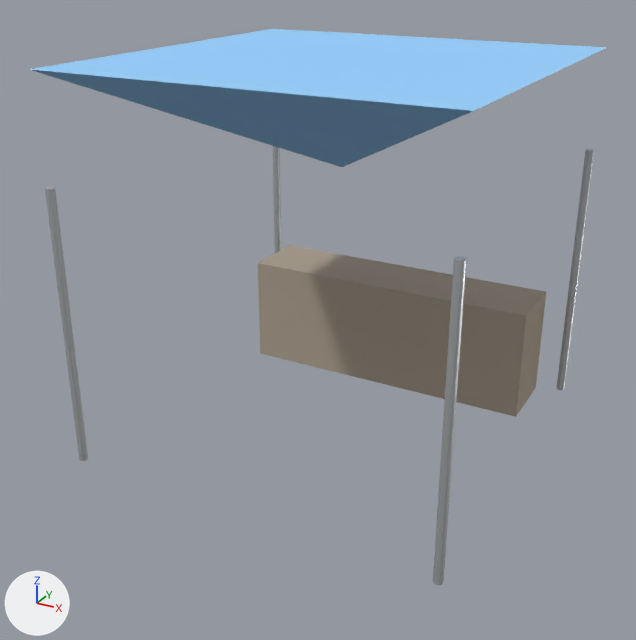
Before and after pictures for a commit that changed the glTF model unreal/MappingSaintDenis/Content/Import/Elements/SM_Tonnelle_prevention.glb.
The view is the same before and after, from a 50 mm lens placed at (3.0, -5.84, 3.82), pointed at (-0.06, -0.27, 1.03). The lights are fixed; the arrows at lower left show +X, +Y and +Z. The older version comes first.

Objects in the first picture: 'SM_Tonnelle_prevention_1', 'SM_Tonnelle_prevention_2', 'SM_Tonnelle_prevention_3', 'SM_Tonnelle_prevention_4', 'SM_Tonnelle_prevention_5' and 1 more.
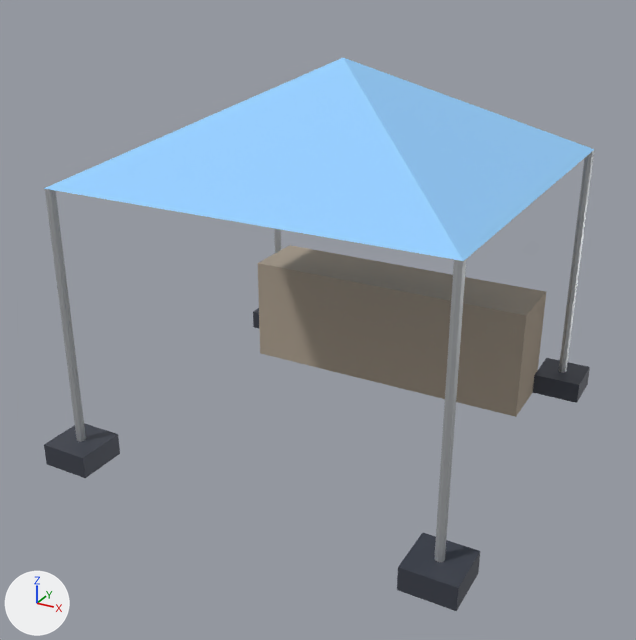
Boxes (x1, y1, x2, y2) around the edits, measured in the pictures (636 x 640 px):
'SM_Tonnelle_prevention_4', reshaped (47% taller): before (29, 29, 607, 167); after (44, 58, 594, 261)
'SM_Tonnelle_prevention_9', added: after (397, 533, 480, 611)
'SM_Tonnelle_prevention_7', added: after (44, 423, 120, 478)
'SM_Tonnelle_prevention_8', added: after (533, 358, 590, 403)
'SM_Tonnelle_prevention_6', added (mostly hidden): after (253, 308, 260, 329)

Patch to the scene script:
```diff
--- a/unreal/MappingSaintDenis/Content/Import/Elements/SM_Tonnelle_prevention.glb.py
+++ b/unreal/MappingSaintDenis/Content/Import/Elements/SM_Tonnelle_prevention.glb.py
@@ mat_m_noir @@
+mat_m_noir = principled_material('M_Noir')
+mat_m_noir.base_color = (0.0706, 0.0784, 0.102)  # greyish blue #4b4f5a
+mat_m_noir.metallic = 0.4
@@ me_sm_tonnelle_prevention_4 @@
 me_sm_tonnelle_prevention_4.from_pydata(...)  # 6 vertices, 8 faces; spans x -1.53..1.53, y -1.53..1.53, z 2.2..3.0
 # used by ob_sm_tonnelle_prevention_4; location = (0.0, 0.0, 0.0)
+# me_sm_tonnelle_prevention_4 part 1: the whole mesh is multiplied about its middle by the matrix ((0.0, -1.0, 0.0), (-1.0, 0.0, 0.0), (0.0, 0.0, -1.0))
 me_sm_tonnelle_prevention_4.materials.append(mat_m_tente)
@@ me_sm_tonnelle_prevention_9 @@
+me_sm_tonnelle_prevention_9.from_pydata(...)  # a box spanning x 1.3..1.7, y -1.7..-1.3, z 0.0..0.18
+me_sm_tonnelle_prevention_9.materials.append(mat_m_noir)  # greyish blue #4b4f5a
@@ me_sm_tonnelle_prevention_8 @@
+me_sm_tonnelle_prevention_8.from_pydata(...)  # a box spanning x 1.3..1.7, y 1.3..1.7, z 0.0..0.18
+me_sm_tonnelle_prevention_8.materials.append(mat_m_noir)  # greyish blue #4b4f5a
@@ me_sm_tonnelle_prevention_7 @@
+me_sm_tonnelle_prevention_7.from_pydata(...)  # a box spanning x -1.7..-1.3, y -1.7..-1.3, z 0.0..0.18
+me_sm_tonnelle_prevention_7.materials.append(mat_m_noir)  # greyish blue #4b4f5a
@@ me_sm_tonnelle_prevention_6 @@
+me_sm_tonnelle_prevention_6.from_pydata(...)  # a box spanning x -1.7..-1.3, y 1.3..1.7, z 0.0..0.18
+me_sm_tonnelle_prevention_6.materials.append(mat_m_noir)  # greyish blue #4b4f5a
@@ ob_sm_tonnelle_prevention_9 @@
+ob_sm_tonnelle_prevention_9 = bpy.data.objects.new('SM_Tonnelle_prevention_9', me_sm_tonnelle_prevention_9)
+ob_sm_tonnelle_prevention_9.location = (0.0, 0.0, 0.0)
@@ ob_sm_tonnelle_prevention_8 @@
+ob_sm_tonnelle_prevention_8 = bpy.data.objects.new('SM_Tonnelle_prevention_8', me_sm_tonnelle_prevention_8)
+ob_sm_tonnelle_prevention_8.location = (0.0, 0.0, 0.0)
@@ ob_sm_tonnelle_prevention_7 @@
+ob_sm_tonnelle_prevention_7 = bpy.data.objects.new('SM_Tonnelle_prevention_7', me_sm_tonnelle_prevention_7)
+ob_sm_tonnelle_prevention_7.location = (0.0, 0.0, 0.0)
@@ ob_sm_tonnelle_prevention_6 @@
+ob_sm_tonnelle_prevention_6 = bpy.data.objects.new('SM_Tonnelle_prevention_6', me_sm_tonnelle_prevention_6)
+ob_sm_tonnelle_prevention_6.location = (0.0, 0.0, 0.0)
```
